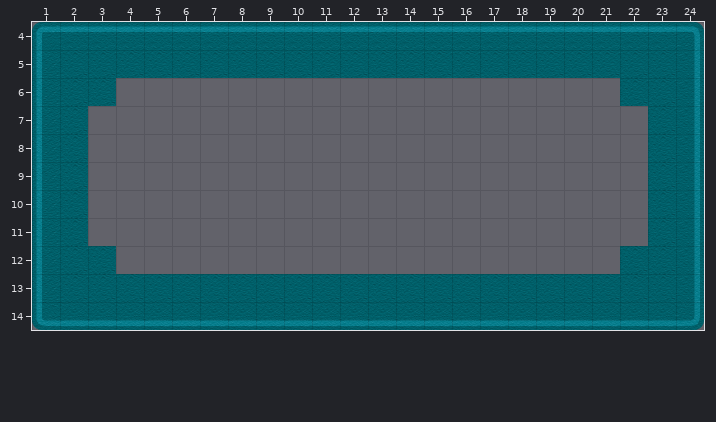
Level history. Tiled map (JSON): assets/jsons/levels/placeholder.json. The picture above was drawn from the file before the commit.
Cells are 64x64 px. Shown: x 1..24, y 4..14. Not drawn, because the pictures are missing: unchanged layer "Terrain".
New version:
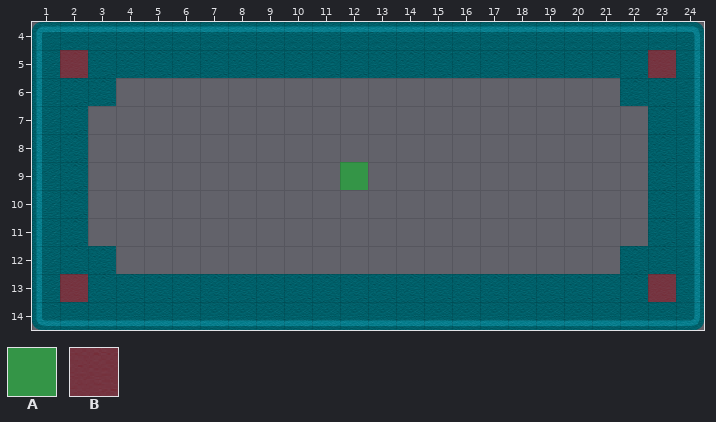
Key: from "board": A 1 "boardClimb", B 2 "boardFloor".
_ is an empty cell.
Tiles of an added or newly shown layer are drawn over the layers below it.
See-through tiles are keyed as they look on the map.
Changes in this commit:
Layer "Corners" (added):
y 5: x 2 _ -> B; x 23 _ -> B
y 9: x 12 _ -> A
y 13: x 2 _ -> B; x 23 _ -> B
Boxes around the changes in both pictures, in picture pixels (x1, y1, x2, y2):
added: (60, 50, 88, 78)
added: (648, 50, 676, 78)
added: (340, 162, 368, 190)
added: (60, 274, 88, 302)
added: (648, 274, 676, 302)
